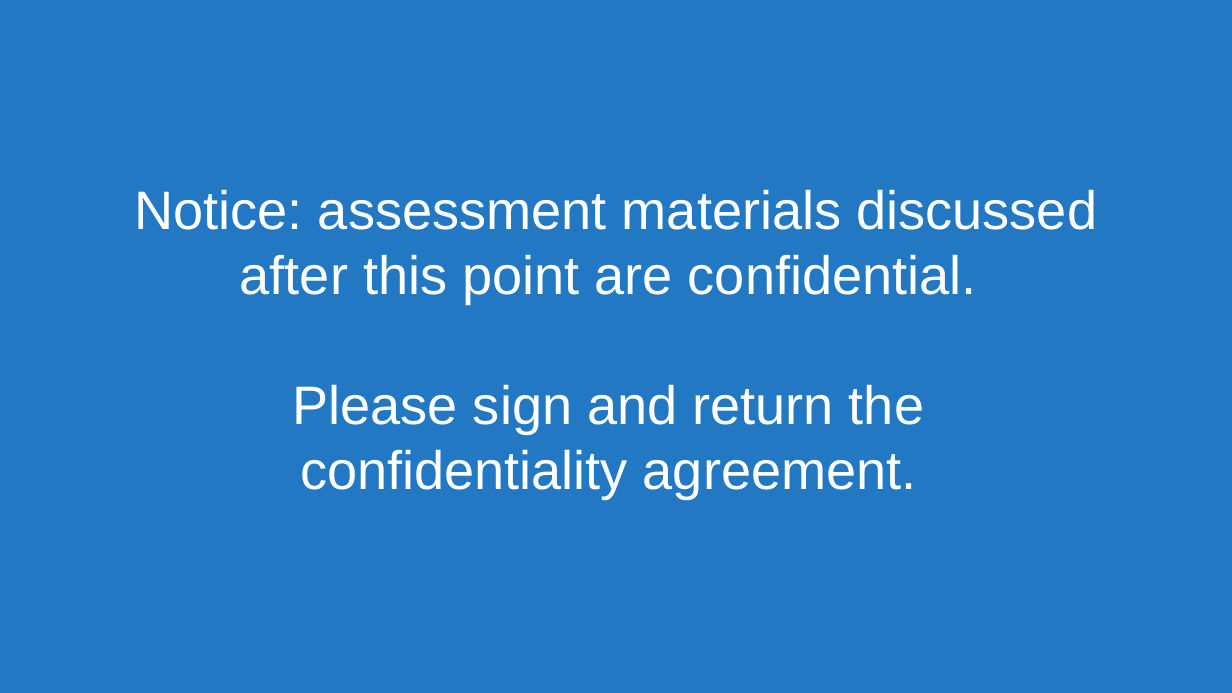
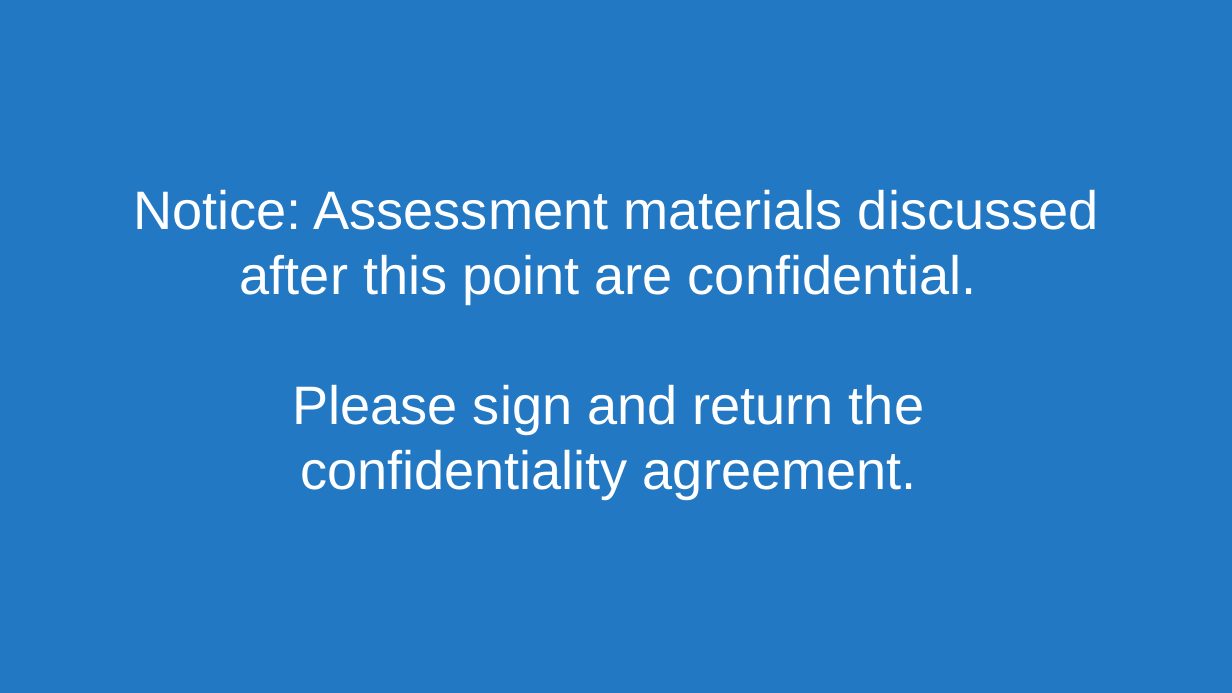
Before and after one commit to usds/SME-QA-Website, a slide deck: slide 14 of toolkit/job-analysis/job-analysis-presentation.pptx (slide 13 before the commit). Drawn at 1232x693 pixels with LibreOffice and Linux fonts; fonts in the diff are those of the drawing. Boxes give left, top, right and bottom in pixels: in the first picture for what was removed or moved away, otherwise in the second. Text is boxed around its words. In the diff, an @@ line names an element or a change of style, - is before the commit and + after.

```diff
--- a/toolkit/job-analysis/job-analysis-presentation.pptx
+++ b/toolkit/job-analysis/job-analysis-presentation.pptx
@@ title at box(133, 189, 1099, 499): text changed @@
-Notice: assessment materials discussed after this point are confidential.
-Please sign and return the
-confidentiality agreement.
+Notice: Assessment materials discussed after this point are confidential.
+Please sign and return the
+confidentiality agreement.
```
Also in this commit, not shown: 14 other slides changed, 5 slides added, 1 slide removed, 2 other files.
